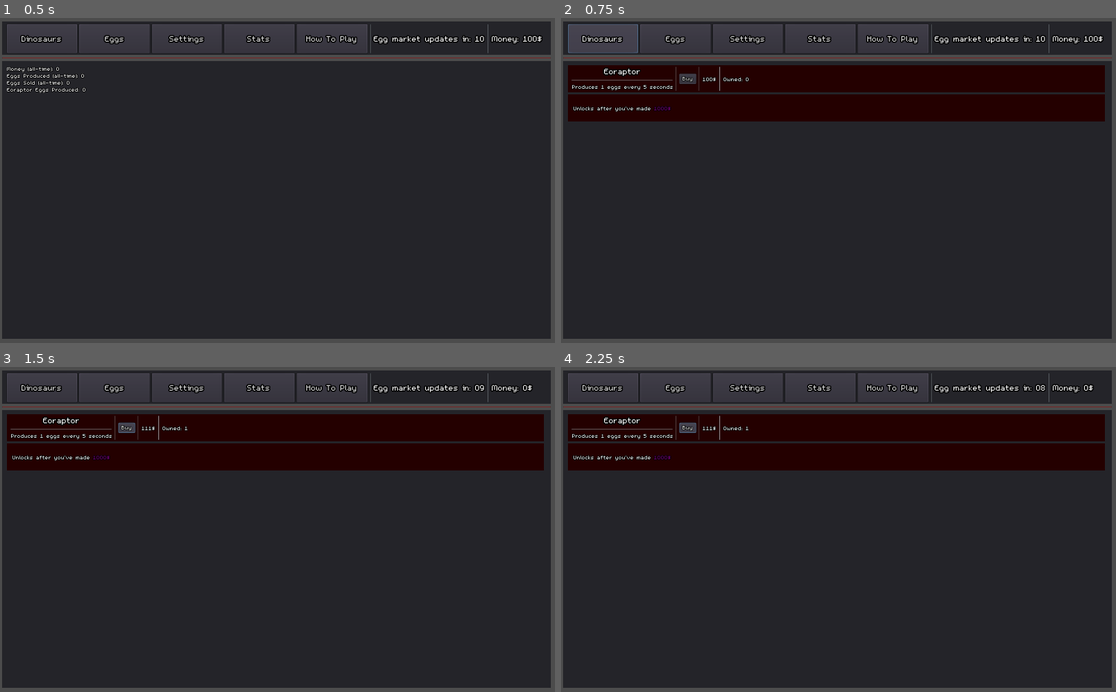
Above: before the commit, frames 1-4 (two rows, left to right).
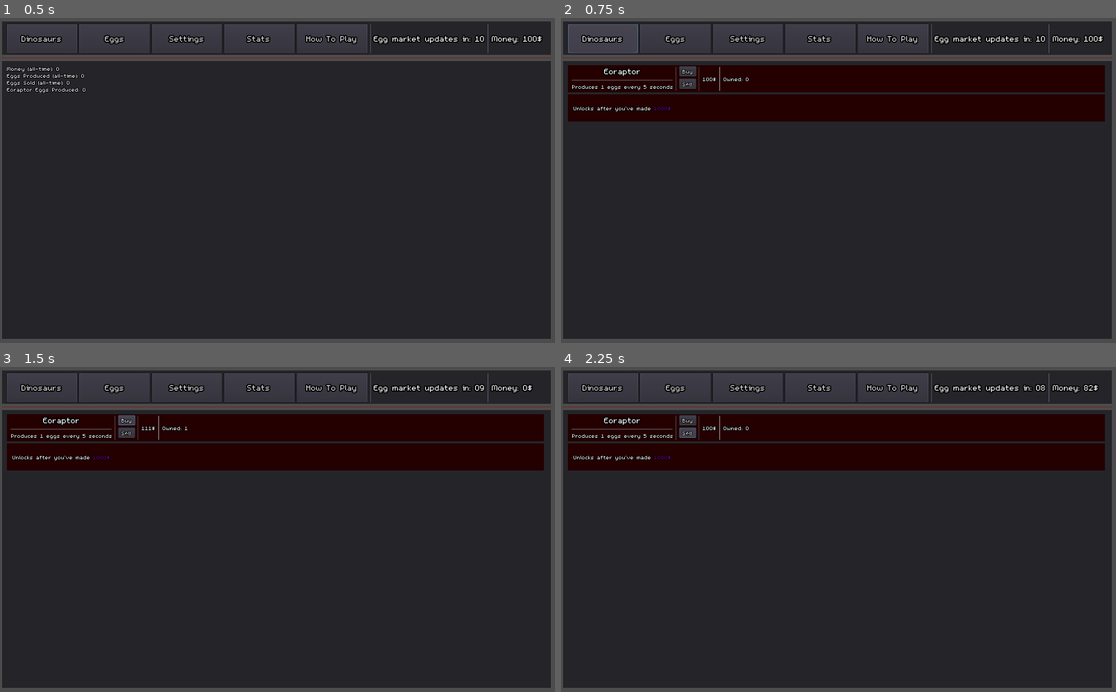
Above: after the commit, the same moments.

Repository: redaloe/dino-farmer
Game: Godot game, scene res://Main.tscn
Same seed, same stepped clock (60 frames per second), same inputs: the game is played once before the commit and once after it.
Inputs (mouse positions are in pixels of both pictures, inside the frame that each line leads up to):
- Up to frame 1 (0.5 s): no input
- Up to frame 2 (0.75 s): click "Dinosaurs" at 0.5 s
- Up to frame 3 (1.5 s): click "Buy" at 1.25 s
- Up to frame 4 (2.25 s): click (688, 432) at 2 s, where only the run after the commit has a clickable "Sell"

Frame 1 is identical in both runs. In frame 2, 0.2% of the frame differs, in the area x 21-25%, y 14-22%; in frame 3, 0.2%; in frame 4, 0.2%, in the area x 21-97%, y 5-22%.

Commit message:
can sell dinos. dino prices get saved

Diff:
--- a/DinoPanel.gd
+++ b/DinoPanel.gd
@@ -2,9 +2,9 @@
 
 
 var fname=""
-var price=10
 var period=5
 var clutch=1
+var price_coefficient=1.1
 
 onready var nameLabel=$Panel/HBoxContainer/VBoxContainer/Name
 onready var profitLabel=$Panel/HBoxContainer/VBoxContainer/Profit
@@ -17,7 +17,7 @@
 	Game.eggs[fname]=0
 	Game.stats["%s Eggs Produced" % fname]=0
 	nameLabel.text=fname
-	priceLabel.text=String(price)+"$"
+	priceLabel.text=String(Game.dino_prices[fname])+"$"
 	amountLabel.text=String(Game.dinos[fname])
 	profitLabel.text="Produces "+String(clutch)+" eggs every "+String(period)+" seconds"
 	#profitLabel.bbcode_text="[center]Produces [color=purple]%d[/color] eggs every [color=purple]%d[/color] seconds[/center]" % [clutch,period]
@@ -27,15 +27,21 @@
 func _process(delta):
 	amountLabel.text="Owned: "+String(Game.dinos[fname])
 
-
+func _on_Sell_pressed():
+	if(Game.dinos[fname]>=1):
+		Game.money+=Game.dino_prices[fname]*0.75
+		Game.dinos[fname]-=1
+		amountLabel.text=String(Game.dinos[fname])
+		Game.dino_prices[fname]=Game.dino_prices[fname]/price_coefficient
+		priceLabel.text=String(ceil(Game.dino_prices[fname]))+"$"
 
 func _on_Button_pressed():
-	if(Game.money>=price):
-		Game.money-=price
+	if(Game.money>=Game.dino_prices[fname]):
+		Game.money-=Game.dino_prices[fname]
 		Game.dinos[fname]+=1
 		amountLabel.text=String(Game.dinos[fname])
-		price=ceil(price*1.1)
-		priceLabel.text=String(price)+"$"
+		Game.dino_prices[fname]=Game.dino_prices[fname]*price_coefficient
+		priceLabel.text=String(ceil(Game.dino_prices[fname]))+"$"
 
 
 
--- a/DinoPanel.tscn
+++ b/DinoPanel.tscn
@@ -12,6 +12,8 @@
 
 [sub_resource type="Theme" id=2]
 default_font = ExtResource( 1 )
+
+[sub_resource type="Theme" id=4]
 
 [node name="DinoPanel" type="MarginContainer"]
 margin_right = 200.0
@@ -45,13 +47,13 @@
 }
 
 [node name="VBoxContainer" type="VBoxContainer" parent="Panel/HBoxContainer"]
-margin_right = 39.0
+margin_right = 41.0
 margin_bottom = 45.0
 size_flags_horizontal = 3
 size_flags_vertical = 3
 
 [node name="Name" type="Label" parent="Panel/HBoxContainer/VBoxContainer"]
-margin_right = 39.0
+margin_right = 41.0
 margin_bottom = 19.0
 size_flags_horizontal = 3
 size_flags_vertical = 6
@@ -61,13 +63,13 @@
 
 [node name="HSeparator" type="HSeparator" parent="Panel/HBoxContainer/VBoxContainer"]
 margin_top = 23.0
-margin_right = 39.0
+margin_right = 41.0
 margin_bottom = 27.0
 size_flags_vertical = 4
 
 [node name="Profit" type="Label" parent="Panel/HBoxContainer/VBoxContainer"]
 margin_top = 31.0
-margin_right = 39.0
+margin_right = 41.0
 margin_bottom = 45.0
 size_flags_horizontal = 3
 size_flags_vertical = 7
@@ -76,30 +78,41 @@
 align = 1
 
 [node name="VSeparator" type="VSeparator" parent="Panel/HBoxContainer"]
-margin_left = 43.0
-margin_right = 47.0
+margin_left = 45.0
+margin_right = 49.0
 margin_bottom = 45.0
 
-[node name="Button" type="Button" parent="Panel/HBoxContainer"]
-margin_left = 51.0
-margin_top = 13.0
-margin_right = 89.0
-margin_bottom = 32.0
+[node name="VBoxContainer2" type="VBoxContainer" parent="Panel/HBoxContainer"]
+margin_left = 53.0
+margin_right = 83.0
+margin_bottom = 45.0
+
+[node name="Buy" type="Button" parent="Panel/HBoxContainer/VBoxContainer2"]
+margin_right = 30.0
+margin_bottom = 19.0
 rect_pivot_offset = Vector2( -321, 155 )
 size_flags_horizontal = 3
 size_flags_vertical = 4
 theme = SubResource( 2 )
 text = "Buy"
 
+[node name="Sell" type="Button" parent="Panel/HBoxContainer/VBoxContainer2"]
+margin_top = 23.0
+margin_right = 30.0
+margin_bottom = 42.0
+hint_tooltip = "Gives 75% of original price"
+theme = SubResource( 4 )
+text = "Sell"
+
 [node name="VSeparator2" type="VSeparator" parent="Panel/HBoxContainer"]
-margin_left = 93.0
-margin_right = 97.0
+margin_left = 87.0
+margin_right = 91.0
 margin_bottom = 45.0
 
 [node name="Price" type="Label" parent="Panel/HBoxContainer"]
-margin_left = 101.0
+margin_left = 95.0
 margin_top = 16.0
-margin_right = 139.0
+margin_right = 136.0
 margin_bottom = 29.0
 size_flags_horizontal = 3
 size_flags_vertical = 6
@@ -108,12 +121,12 @@
 align = 1
 
 [node name="VSeparator3" type="VSeparator" parent="Panel/HBoxContainer"]
-margin_left = 143.0
-margin_right = 147.0
+margin_left = 140.0
+margin_right = 144.0
 margin_bottom = 45.0
 
 [node name="Amount" type="Label" parent="Panel/HBoxContainer"]
-margin_left = 151.0
+margin_left = 148.0
 margin_top = 16.0
 margin_right = 189.0
 margin_bottom = 29.0
@@ -126,5 +139,6 @@
 [node name="Timer" type="Timer" parent="."]
 autostart = true
 
-[connection signal="pressed" from="Panel/HBoxContainer/Button" to="." method="_on_Button_pressed"]
+[connection signal="pressed" from="Panel/HBoxContainer/VBoxContainer2/Buy" to="." method="_on_Button_pressed"]
+[connection signal="pressed" from="Panel/HBoxContainer/VBoxContainer2/Sell" to="." method="_on_Sell_pressed"]
 [connection signal="timeout" from="Timer" to="." method="_on_Timer_timeout"]
--- a/Game.gd
+++ b/Game.gd
@@ -7,6 +7,7 @@
 var dinos={}
 var eggs={}
 var market={}
+var dino_prices={}
 var stats={"Money (all-time)":0,"Eggs Produced (all-time)":0,"Eggs Sold (all-time)":0}
 
 # Declare member variables here. Examples:
--- a/Main.gd
+++ b/Main.gd
@@ -52,7 +52,7 @@
 	var d=Game.dino_list[fname]
 	var tri= dino_panel.instance()
 	tri.fname=fname
-	tri.price=d["price"]
+	Game.dino_prices[fname]=d["price"]
 	tri.period=d["period"]
 	tri.clutch=d["clutch"]
 	dino_list.add_child(tri)
@@ -89,7 +89,7 @@
 func _on_Save_pressed():
 	var s= File.new()
 	if !(s.open("res://save.dat", File.WRITE)):
-		var save_data=[Game.dinos,Game.eggs,Game.money,Game.market,Game.stats]
+		var save_data=[Game.dinos,Game.eggs,Game.money,Game.market,Game.stats,Game.dino_prices]
 		print(save_data)
 		s.store_var(save_data)
 		s.close()
@@ -109,6 +109,7 @@
 		Game.money=a[2]
 		Game.market=a[3]
 		Game.stats=a[4]
+		Game.dino_prices=a[5]
 		s.close()
 	else:
 		print("Loading Failed!")
Not shown: 1 places in DinoPanel.tscn that only renumber resources
